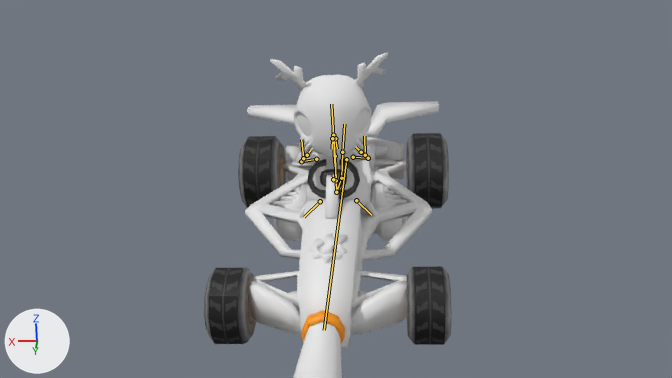
An edit to the Blender file media/trunk/karts/konqi/konqi.blend, drawn before and after from the same camera.
The view is the same before and after, from the file's camera 'Camera'. Every picture has the same lights, and +X, +Y and +Z are marked at lower left. The first picture is the older version. Both versions are drawn at frame 198 of the action 'konqi_armature_action'; the numbers are the values there. The bones that bend it are drawn over the model as lines.

Names of what the first picture shows: 'WheelFront.L', 'WheelFront.R', 'WheelRear.L', 'WheelRear.R', 'headlight', 'headlight_holder', 'kart', 'konqi', 'konqi_k', 'konqi_scarf', 'steering_obj'.
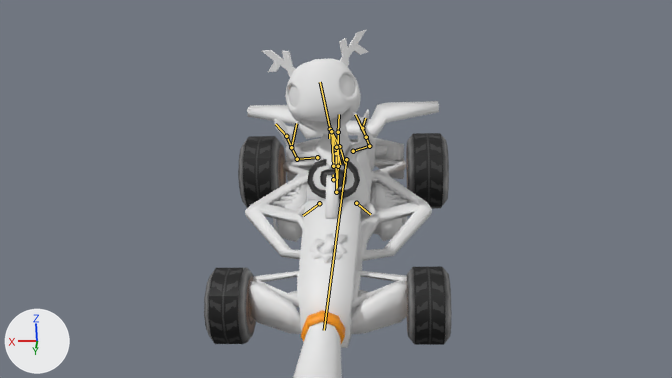
Where the change shows, as pixel boxes [x1, y1, x2, y2] in the pictures (672 x 378 px):
'konqi', posed (23% wider, 10% taller): before [294, 74, 377, 218]; after [274, 58, 376, 217]
'konqi_k', posed (10% narrower, 23% taller): before [270, 52, 389, 91]; after [262, 29, 369, 77]
'konqi_scarf', posed: before [317, 151, 353, 171]; after [315, 131, 350, 167]
bone 'Spine', root to tip: before (336, 192) to (335, 156); after (336, 192) to (336, 153)
bone 'UpperArm.R', root to tip: before (353, 157) to (368, 158); after (353, 151) to (369, 146)
bone 'LowerArm.R', root to tip: before (368, 158) to (365, 155); after (369, 146) to (366, 137)
bone 'Hand.R', root to tip: before (365, 155) to (361, 152); after (366, 137) to (362, 128)
bone 'Fingers.R', root to tip: before (361, 152) to (356, 147); after (362, 128) to (365, 118)
bone 'Thumb.R', root to tip: before (365, 155) to (364, 136); after (366, 137) to (355, 114)
bone 'UpperArm.L', root to tip: before (316, 159) to (301, 161); after (317, 157) to (297, 159)
bone 'LowerArm.L', root to tip: before (301, 161) to (303, 158); after (297, 159) to (291, 147)
bone 'Hand.L', root to tip: before (303, 158) to (307, 155); after (291, 147) to (286, 136)
bone 'Fingers.L', root to tip: before (307, 155) to (311, 149); after (286, 136) to (275, 124)
bone 'Thumb.L', root to tip: before (303, 158) to (301, 139); after (291, 147) to (296, 123)
bone 'Neck', root to tip: before (335, 156) to (333, 137); after (336, 153) to (330, 129)
bone 'Head', root to tip: before (333, 137) to (331, 104); after (330, 129) to (320, 82)
bone 'Mouth', root to tip: before (333, 137) to (334, 163); after (330, 129) to (329, 138)
bone 'Tail_1', root to tip: before (336, 192) to (341, 178); after (336, 192) to (338, 166)
bone 'Tail_2', root to tip: before (341, 178) to (342, 152); after (338, 166) to (338, 132)
bone 'Tail_3', root to tip: before (342, 152) to (344, 124); after (338, 132) to (339, 114)

Patch to the scene script:
```diff
--- a/media/trunk/karts/konqi/konqi.blend.py
+++ b/media/trunk/karts/konqi/konqi.blend.py
@@ bone_spine @@
 bone_spine = bpy.data.objects['konqi_armature'].pose.bones['Spine']
-bone_spine.rotation_quaternion = (0.996, -0.094, 0.009, -0.007)  # degrees (-11, 1, -1)
+bone_spine.rotation_quaternion = (1.0, 0.0, 0.0, 0.0)  # degrees (0, 0, 0)
@@ bone_upperarm_r @@
 bone_upperarm_r = bpy.data.objects['konqi_armature'].pose.bones['UpperArm.R']  # child of 'Spine'
-bone_upperarm_r.location = (-0.004, 0.0, -0.001)
-bone_upperarm_r.rotation_quaternion = (0.8, -0.043, -0.437, -0.406)  # degrees (25, -47, -65)
+bone_upperarm_r.location = (0.001, -0.001, 0.013)
+bone_upperarm_r.rotation_quaternion = (0.596, -0.101, -0.724, -0.331)  # degrees (-79, -111, 43)
@@ bone_lowerarm_r @@
 bone_lowerarm_r = bpy.data.objects['konqi_armature'].pose.bones['LowerArm.R']  # child of 'UpperArm.R'
-bone_lowerarm_r.rotation_quaternion = (0.801, -0.243, -0.425, -0.346)  # degrees (-10, -58, -41)
+bone_lowerarm_r.rotation_quaternion = (0.855, -0.363, -0.075, -0.363)  # degrees (-38, -23, -38)
@@ bone_hand_r @@
 bone_hand_r = bpy.data.objects['konqi_armature'].pose.bones['Hand.R']  # child of 'LowerArm.R'
-bone_hand_r.rotation_quaternion = (0.996, -0.072, 0.021, -0.044)  # degrees (-8, 2, -5)
+bone_hand_r.rotation_quaternion = (0.999, 0.007, -0.031, -0.022)  # degrees (1, -3, -3)
@@ bone_fingers_r @@
 bone_fingers_r = bpy.data.objects['konqi_armature'].pose.bones['Fingers.R']  # child of 'Hand.R'
-bone_fingers_r.rotation_quaternion = (0.941, 0.019, -0.337, -0.037)  # degrees (5, -39, -6)
+bone_fingers_r.rotation_quaternion = (0.914, 0.199, -0.352, 0.041)  # degrees (26, -41, -5)
@@ bone_thumb_r @@
 bone_thumb_r = bpy.data.objects['konqi_armature'].pose.bones['Thumb.R']  # child of 'LowerArm.R'
-bone_thumb_r.rotation_quaternion = (0.955, 0.106, -0.275, -0.008)  # degrees (14, -32, -5)
+bone_thumb_r.rotation_quaternion = (0.999, 0.016, -0.042, -0.022)  # degrees (2, -5, -3)
@@ bone_upperarm_l @@
 bone_upperarm_l = bpy.data.objects['konqi_armature'].pose.bones['UpperArm.L']  # child of 'Spine'
-bone_upperarm_l.location = (-0.004, -0.001, 0.001)
-bone_upperarm_l.rotation_quaternion = (0.774, -0.061, 0.432, 0.455)  # degrees (26, 47, 72)
+bone_upperarm_l.location = (0.001, -0.001, -0.013)
+bone_upperarm_l.rotation_quaternion = (0.574, -0.194, 0.77, 0.198)  # degrees (-17, 106, 15)
@@ bone_lowerarm_l @@
 bone_lowerarm_l = bpy.data.objects['konqi_armature'].pose.bones['LowerArm.L']  # child of 'UpperArm.L'
-bone_lowerarm_l.rotation_quaternion = (0.801, -0.243, 0.425, 0.346)  # degrees (-10, 58, 41)
+bone_lowerarm_l.rotation_quaternion = (0.859, -0.08, -0.074, 0.497)  # degrees (-12, -3, 60)
@@ bone_hand_l @@
 bone_hand_l = bpy.data.objects['konqi_armature'].pose.bones['Hand.L']  # child of 'LowerArm.L'
-bone_hand_l.rotation_quaternion = (0.996, -0.072, -0.021, 0.044)  # degrees (-8, -2, 5)
+bone_hand_l.rotation_quaternion = (0.999, 0.007, 0.031, 0.022)  # degrees (1, 3, 3)
@@ bone_fingers_l @@
 bone_fingers_l = bpy.data.objects['konqi_armature'].pose.bones['Fingers.L']  # child of 'Hand.L'
-bone_fingers_l.rotation_quaternion = (0.941, 0.019, 0.337, 0.037)  # degrees (5, 39, 6)
+bone_fingers_l.rotation_quaternion = (0.905, 0.197, 0.349, -0.041)  # degrees (26, 41, 5)
@@ bone_thumb_l @@
 bone_thumb_l = bpy.data.objects['konqi_armature'].pose.bones['Thumb.L']  # child of 'LowerArm.L'
-bone_thumb_l.rotation_quaternion = (0.955, 0.106, 0.275, 0.008)  # degrees (14, 32, 5)
+bone_thumb_l.rotation_quaternion = (0.999, 0.016, 0.042, 0.022)  # degrees (2, 5, 3)
@@ bone_neck @@
 bone_neck = bpy.data.objects['konqi_armature'].pose.bones['Neck']  # child of 'Spine'
-bone_neck.location = (0.0, 0.0, -0.001)
-bone_neck.rotation_quaternion = (0.991, 0.009, 0.027, 0.121)  # degrees (1, 3, 14)
+bone_neck.location = (0.0, 0.0, 0.001)
+bone_neck.rotation_quaternion = (0.996, -0.085, 0.0, 0.0)  # degrees (-10, 0, 0)
@@ bone_head @@
 bone_head = bpy.data.objects['konqi_armature'].pose.bones['Head']  # child of 'Neck'
-bone_head.rotation_quaternion = (0.998, -0.07, 0.0, 0.0)  # degrees (-8, 0, 0)
+bone_head.rotation_quaternion = (0.999, 0.028, 0.019, 0.002)  # degrees (3, 2, 0)
@@ bone_mouth @@
 bone_mouth = bpy.data.objects['konqi_armature'].pose.bones['Mouth']  # child of 'Neck'
-bone_mouth.rotation_quaternion = (1.0, -0.026, 0.0, -0.001)  # degrees (-3, 0, 0)
-bone_mouth.scale = (1.36, 1.36, 1.36)
+bone_mouth.rotation_quaternion = (0.992, -0.127, -0.001, 0.025)  # degrees (-15, 0, 3)
+bone_mouth.scale = (0.86, 0.86, 0.86)
@@ bone_tail_1 @@
 bone_tail_1 = bpy.data.objects['konqi_armature'].pose.bones['Tail_1']  # child of 'Spine'
-bone_tail_1.rotation_quaternion = (0.994, -0.053, 0.001, -0.045)  # degrees (-6, 0, -5)
+bone_tail_1.rotation_quaternion = (0.959, 0.226, 0.0, -0.001)  # degrees (27, 0, 0)
@@ bone_tail_2 @@
 bone_tail_2 = bpy.data.objects['konqi_armature'].pose.bones['Tail_2']  # child of 'Tail_1'
-bone_tail_2.rotation_quaternion = (0.967, 0.244, 0.01, 0.036)  # degrees (28, 0, 4)
+bone_tail_2.rotation_quaternion = (0.943, 0.332, 0.0, 0.0)  # degrees (39, 0, 0)
@@ bone_tail_3 @@
 bone_tail_3 = bpy.data.objects['konqi_armature'].pose.bones['Tail_3']  # child of 'Tail_2'
-bone_tail_3.rotation_quaternion = (0.955, 0.202, -0.083, -0.064)  # degrees (25, -8, -9)
+bone_tail_3.rotation_quaternion = (0.885, -0.398, 0.0, -0.001)  # degrees (-48, 0, 0)
```
